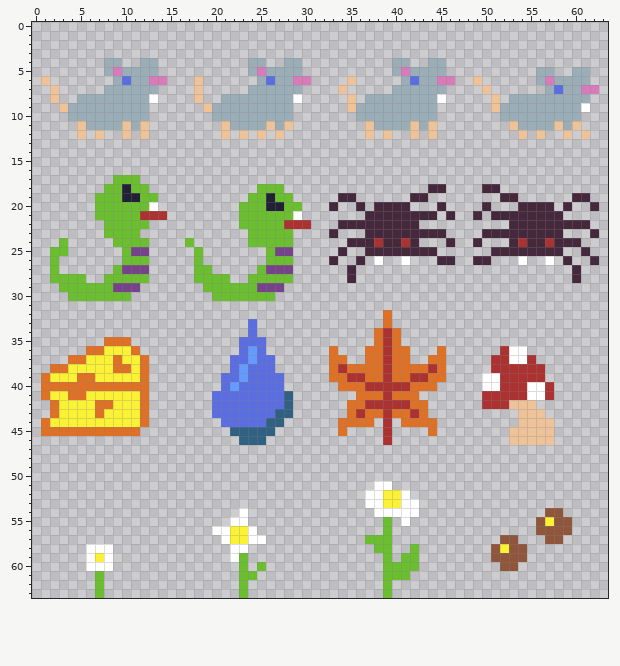
File history of a pixel-art sprite, content/objects.png. Above: the version before the commit.
The file is 64x64 pixels.
The result:
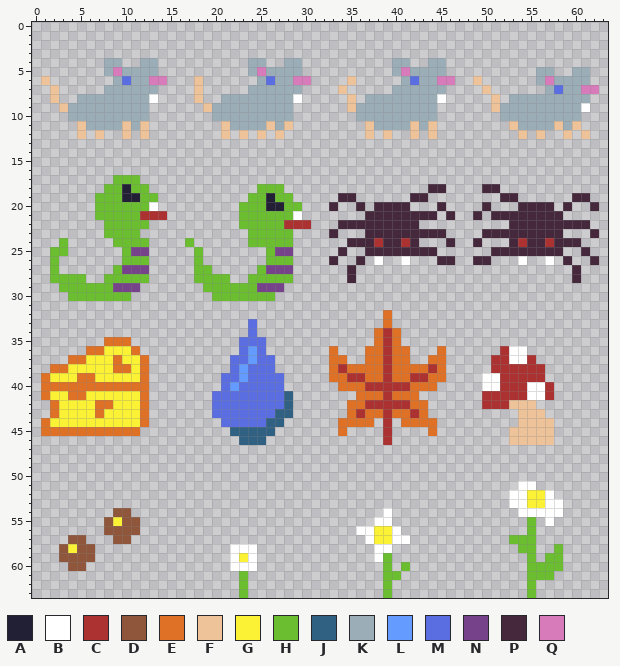
Palette (. is transparent): A #222034  B #ffffff  C #ac3232  D #8f563b  E #df7126  F #eec39a  G #fbf236  H #6abe30  J #306082  K #9badb7  L #639bff  M #5b6ee1  N #76428a  P #45283c  Q #d77bba
Diff:
{"y":51,"x":38,"old":"BB","new":".."}
{"y":51,"x":54,"old":"..","new":"BB"}
{"y":52,"x":37,"old":"BBGGB","new":"....."}
{"y":52,"x":53,"old":".....","new":"BBGGB"}
{"y":53,"x":37,"old":"BBGGBB","new":"......"}
{"y":53,"x":53,"old":"......","new":"BBGGBB"}
{"y":54,"x":9,"old":"..","new":"DD"}
{"y":54,"x":23,"old":"B","new":"."}
{"y":54,"x":38,"old":"B","new":"."}
{"y":54,"x":40,"old":"BBB","new":"..."}
{"y":54,"x":54,"old":"...DD","new":"BBBBB"}
{"y":55,"x":8,"old":"....","new":"DGDD"}
{"y":55,"x":22,"old":"BB","new":".."}
{"y":55,"x":38,"old":".H","new":"BB"}
{"y":55,"x":41,"old":"B","new":"."}
{"y":55,"x":55,"old":".DGDD","new":"H.B.."}
{"y":56,"x":8,"old":"....","new":"DDDD"}
{"y":56,"x":20,"old":"BBGGB","new":"....."}
{"y":56,"x":36,"old":"...H.","new":"BBGGB"}
{"y":56,"x":55,"old":".DDDD","new":"H...."}
{"y":57,"x":4,"old":"..","new":"DD"}
{"y":57,"x":9,"old":"..","new":"DD"}
{"y":57,"x":21,"old":"BGGBB","new":"....."}
{"y":57,"x":37,"old":"HHH..","new":"BGGBB"}
{"y":57,"x":52,"old":"DD..","new":".HHH"}
{"y":57,"x":57,"old":"DD","new":".."}
{"y":58,"x":3,"old":"...BBB","new":"DGDD.."}
{"y":58,"x":24,"old":".","new":"B"}
{"y":58,"x":38,"old":"HH","new":"BB"}
{"y":58,"x":42,"old":"H","new":"."}
{"y":58,"x":51,"old":"DGDD.","new":"...HH"}
{"y":58,"x":58,"old":".","new":"H"}
{"y":59,"x":3,"old":"...BGB","new":"DDDD.."}
{"y":59,"x":23,"old":"H.","new":"GB"}
{"y":59,"x":38,"old":".","new":"B"}
{"y":59,"x":41,"old":"HH","new":".."}
{"y":59,"x":51,"old":"DDDD.","new":"....H"}
{"y":59,"x":57,"old":"..","new":"HH"}
{"y":60,"x":4,"old":"..BBB","new":"DD..."}
{"y":60,"x":22,"old":".H.H","new":"BBB."}
{"y":60,"x":40,"old":"H","new":"."}
{"y":60,"x":42,"old":"H","new":"."}
{"y":60,"x":52,"old":"DD","new":".."}
{"y":60,"x":55,"old":"....","new":"HHHH"}
{"y":61,"x":7,"old":"H","new":"."}
{"y":61,"x":24,"old":"H","new":"."}
{"y":61,"x":41,"old":"H","new":"."}
{"y":61,"x":55,"old":"...","new":"HHH"}
{"y":62,"x":7,"old":"H","new":"."}
{"y":62,"x":55,"old":".","new":"H"}
{"y":63,"x":7,"old":"H","new":"."}
{"y":63,"x":55,"old":".","new":"H"}
